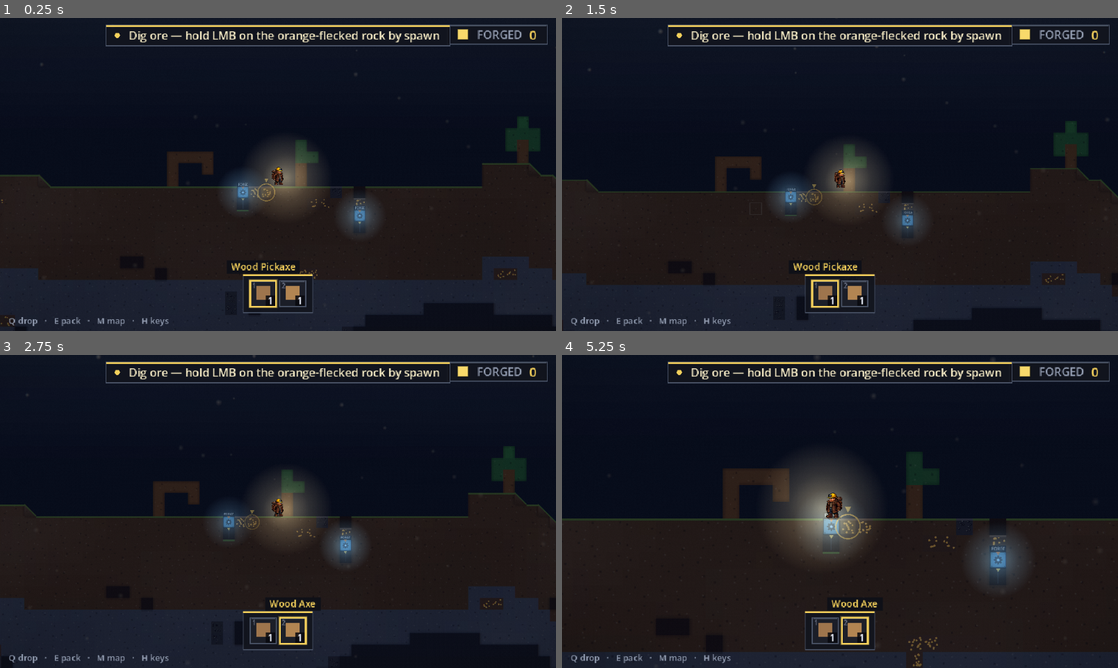
Above: before the commit, frames 1-4 (two rows, left to right).
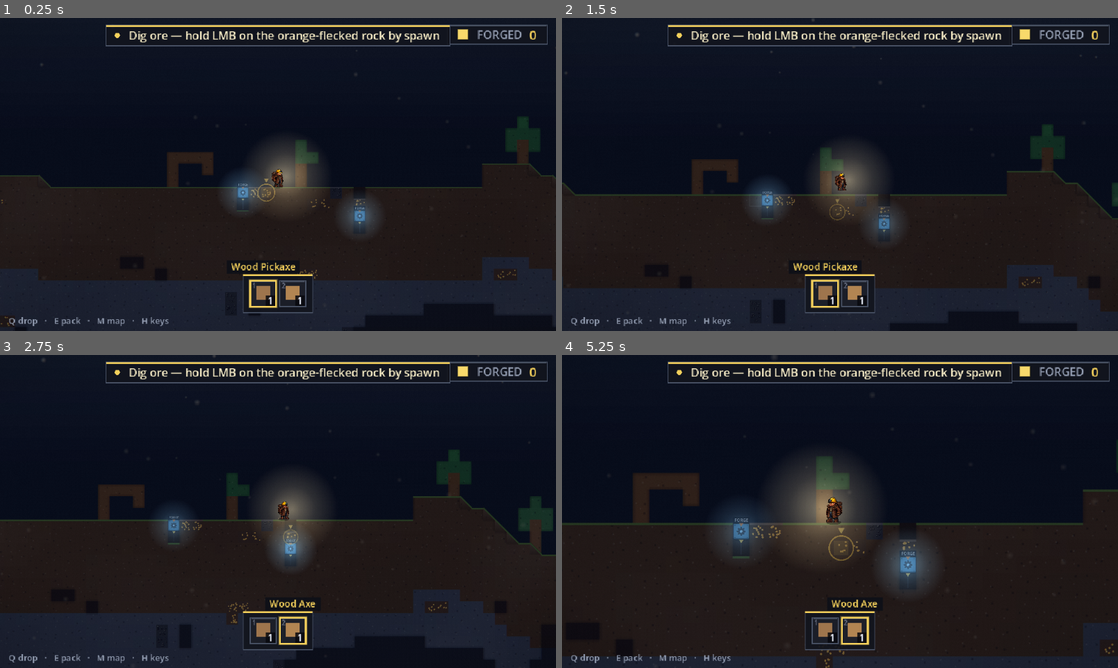
Above: after the commit, the same moments.

Repository: teohondascully/sinkforge
Game: Godot game, scene res://scenes/main.tscn
Same seed, same stepped clock (60 frames per second), same inputs: the game is played once before the commit and once after it.
Inputs (mouse positions are in pixels of both pictures, inside the frame that each line leads up to):
- Up to frame 1 (0.25 s): no input
- Up to frame 2 (1.5 s): tap Enter at 0.5 s; move the mouse to (962, 158) at 0.52 s; hold D (sf_right) 0.53-1.25 s; right-click (962, 158) at 0.6 s; click (962, 158) at 0.67 s; tap Space (sf_jump) at 0.77 s; drag from (728, 190) to (812, 237) at 1.27 s
- Up to frame 3 (2.75 s): move the mouse to (333, 442) at 2.02 s; hold D (sf_right) from 2.03 s (still down); tap Mouse wheel down (sf_cycle_next) at 2.1 s
- Up to frame 4 (5.25 s): release D (sf_right) at 2.75 s; drag from (812, 574) to (673, 464) at 2.77 s; move the mouse to (1006, 558) at 3.52 s; hold A (sf_left) 3.53-4.25 s; tap Q (sf_drop) at 3.6 s; tap Space (sf_jump) at 3.77 s; drag from (673, 464) to (756, 433) at 4.27 s; move the mouse to (867, 511) at 5.02 s; hold A (sf_left) from 5.03 s (still down); tap Z (sf_zoom) at 5.1 s; click (867, 511) at 5.17 s

The runs differ from the first frame. In frame 1, 0.3% of the frame differs, in the area x 0-100%, y 47-99%; in frame 2, 7.4%; in frame 3, 11%, in the area x 0-100%, y 0-100%; in frame 4, 11%.

Commit message:
Body is a real PERSON (~1.4 tiles) + trees are walk-through + smooth glide clamp
The miner collision was 18×26 (under a tile) while its sprite is 32×48, so the
art floated over a sub-tile hitbox and the body read as a slab, not a person.

- Grow the AABB to 20×44 so collision MATCHES the sprite (feet-anchored, hat
 overhang) and, being taller than a cell, needs 2-tile clearance to stand — a
 1-tall gap is now an honest squeeze, not a crawlspace. Width stays sub-cell so
 it still fits a 1-wide dug shaft.
- Consequence: a >1-tile body is walled by any surface object it can't duck
 under. Trees would become 2-tall walls on the path. Fix the Terraria way —
 Player._blocked now passes through WOOD + LEAVES (trunks/foliage never wall
 you; you pass and chop them). This also subsumes the bazaar-frame walk-through
 (frames are wood); the bazaar's earth interior floor still blocks.
- _follow_slope now CLAMPS the per-frame upward glide to horizontal travel + a
 small crest allowance, so MOUNTING a ramp is smooth at any body size (the
 taller body was popping ~11px/frame; check_stepup now sees 5.5px). A genuine
 feel win, not just a fit.

Verify: measure_player within tolerance, check_step/stepup/walk/lift all PASS,
6/6 play-goals MET (RUNG-1 jumps=7, stuck=9). Capture: body reads as a person,
stands through the tree trunk.

Diff:
--- a/scenes/main.gd
+++ b/scenes/main.gd
@@ -327,11 +327,11 @@
 		sim.deposits[cell] = 200                                   # a hundreds-scale coal patch — fuels the drill for a long time
 
 
-## A guaranteed TUTORIAL TREE on the surface, RIGHT of spawn — the wood source the bazaar step needs
-## (depth-banded worldgen plants trees out past the ruin, unreachable on the surface early; and a solid
-## tree ON the path would wall it — trunk blocks the torso, canopy blocks a jump). Placed left of spawn it
-## is an ENDPOINT: the body walks to it, chops from beside it, and the whole rightward tutorial path
-## (vein → mineshaft → bazaar) stays clear. Crowned with leaves so it reads + fells as a real tree.
+## A guaranteed TUTORIAL TREE on the surface between spawn and the shaft — the wood source the bazaar step
+## needs (depth-banded worldgen plants trees out past the ruin, unreachable on the surface early). Trees are
+## Terraria-style WALK-THROUGH (Player._blocked passes wood/leaves), so the trunk sitting on the tutorial
+## path is fine — the body strolls through it and chops it in passing, no walling even for the taller body.
+## Crowned with leaves so it reads + fells as a real tree.
 const TUTORIAL_TREE_COL := 51
 func _seed_tutorial_tree() -> void:
 	var g: int = sim.surface_row(TUTORIAL_TREE_COL)               # ground top row (solid at g); trunk above it
--- a/scenes/player.gd
+++ b/scenes/player.gd
@@ -20,9 +20,12 @@
 ## intended by the harness (tools/measure_player.gd) and tuned by taste — see docs/HARNESS.md.
 
 const CELL: int = 32
-## Body AABB (smaller than a cell so it fits through 1-wide dug tunnels later).
-const WIDTH: float = 18.0
-const HEIGHT: float = 26.0
+## Body AABB. A real PERSON, not a sub-tile slab: ~1.4 tiles tall so it MATCHES the 32×48 miner sprite
+## (feet-anchored; the hardhat crown overhangs the top a touch) and reads as embodied — and, being taller
+## than a cell, it needs TWO tiles of clearance to stand, so a 1-tall gap is an honest squeeze you must dig
+## out (Terraria-ish), not a crawlspace. WIDTH stays under a cell so it still fits down a 1-wide dug shaft.
+const WIDTH: float = 20.0
+const HEIGHT: float = 44.0
 
 ## --- feel constants (placeholder; harness measures these vs intent) ---
 const RUN_SPEED: float = 150.0       ## px/s horizontal top speed
@@ -137,7 +140,7 @@
 	position.x += velocity.x * delta
 	var glided: bool = false
 	if grounded and velocity.y >= 0.0 and sim.ramp_dir(_cell_of(position).x) != 0:
-		glided = _follow_slope()
+		glided = _follow_slope(delta)
 	_step_grounded = grounded          # let the horizontal resolve auto-step ≤1-tile walls when grounded
 	_stepped = false
 	_resolve_axis(true)
@@ -176,7 +179,7 @@
 ## higher of the two — but only within one tile of rise (taller = a wall, left for the resolve to
 ## block) or drop (bigger = a real fall, left for gravity). Climbs are rejected if the new position
 ## would push the head into a ceiling (a tight gap is a wall, not a step).
-func _follow_slope() -> bool:
+func _follow_slope(delta: float) -> bool:
 	var rect: Rect2 = _aabb()
 	# The box rests on the HIGHEST ground under its footprint — sample both bottom corners + centre.
 	var target: float = minf(_surface_y(rect.position.x + 1.0),
@@ -191,6 +194,12 @@
 		if _blocked(_cell_of(Vector2(rect.position.x + 1.0, top_y))) \
 				or _blocked(_cell_of(Vector2(rect.end.x - 1.0, top_y))):
 			return false
+		# Cap the per-frame UPWARD glide to what horizontal travel warrants (a 45° ramp rises ≈ as fast as
+		# you walk) plus a small crest allowance. Without this, MOUNTING a ramp (where the sampled surface
+		# jumps a tile as the leading foot crosses into the higher column) is a one-frame pop — worse the
+		# taller the body. Clamping keeps the climb a smooth glide at ANY body size (guarded by check_stepup).
+		var max_rise: float = absf(velocity.x) * delta + 3.0
+		ny = maxf(ny, position.y - max_rise)   # limit this frame's rise (position.y is the current centre)
 	position.y = ny
 	return true
 
@@ -271,10 +280,14 @@
 		return true
 	if cell.y < 0:
 		return false
-	# The bazaar is a walk-THROUGH stall: pass through its wood frame (you enter the shop), but everything
-	# else solid — including the bazaar's own interior floor — still blocks. Machines block too.
-	if sim.is_solid(cell) and not sim.is_bazaar_frame_cell(cell):
-		return true
+	# WOOD + LEAVES are Terraria-style walk-THROUGH: tree trunks and foliage never wall the body (you pass
+	# them and chop them), and the bazaar's wood frame is a shop you ENTER — one rule covers both. Its earth
+	# interior floor is NOT wood, so it still blocks (you stand inside). Everything else solid blocks; a body
+	# taller than a tile would otherwise be walled by any surface trunk it can't duck under. Machines block.
+	if sim.is_solid(cell):
+		var m: StringName = sim.material_at(cell)
+		if m != &"wood" and m != &"leaves":
+			return true
 	return sim.machine_at(cell) != null
 
 
